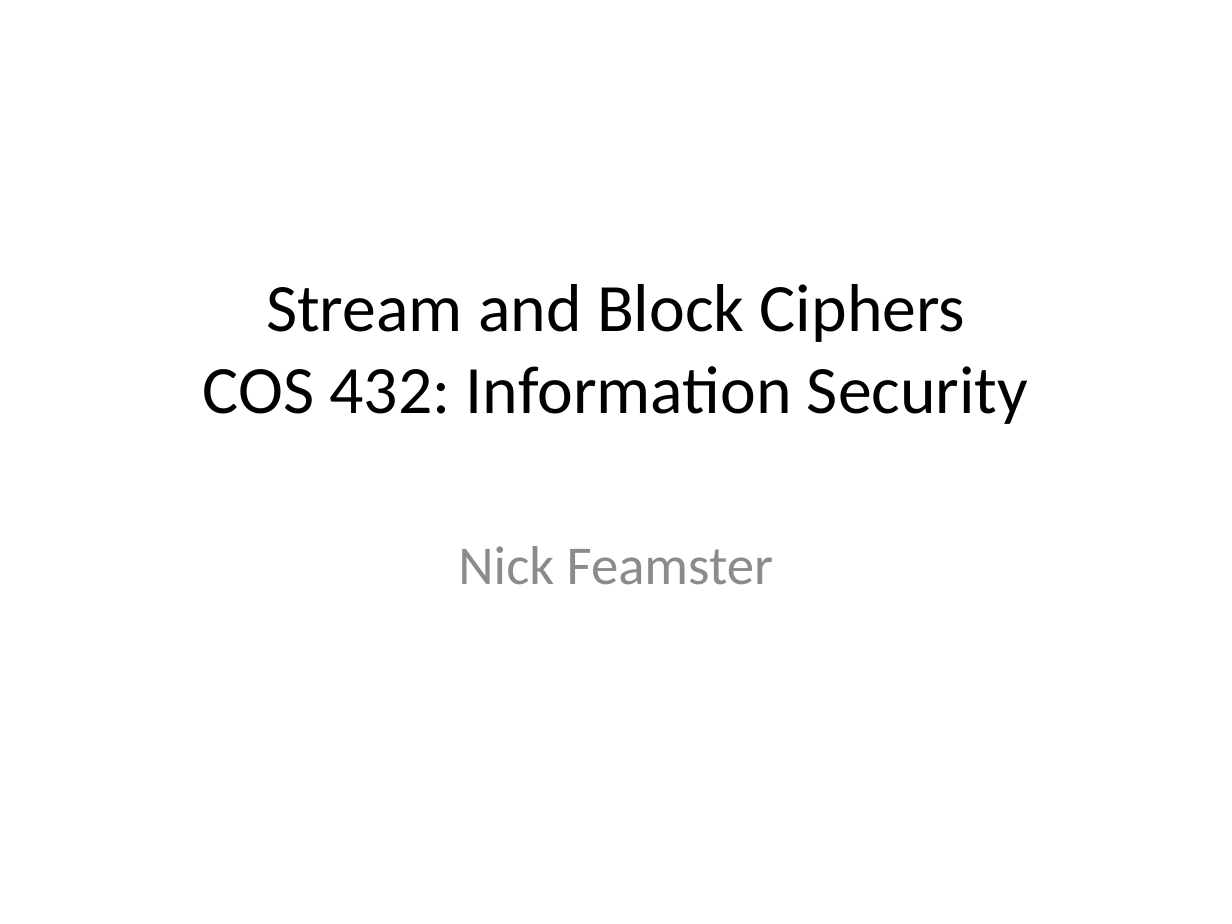
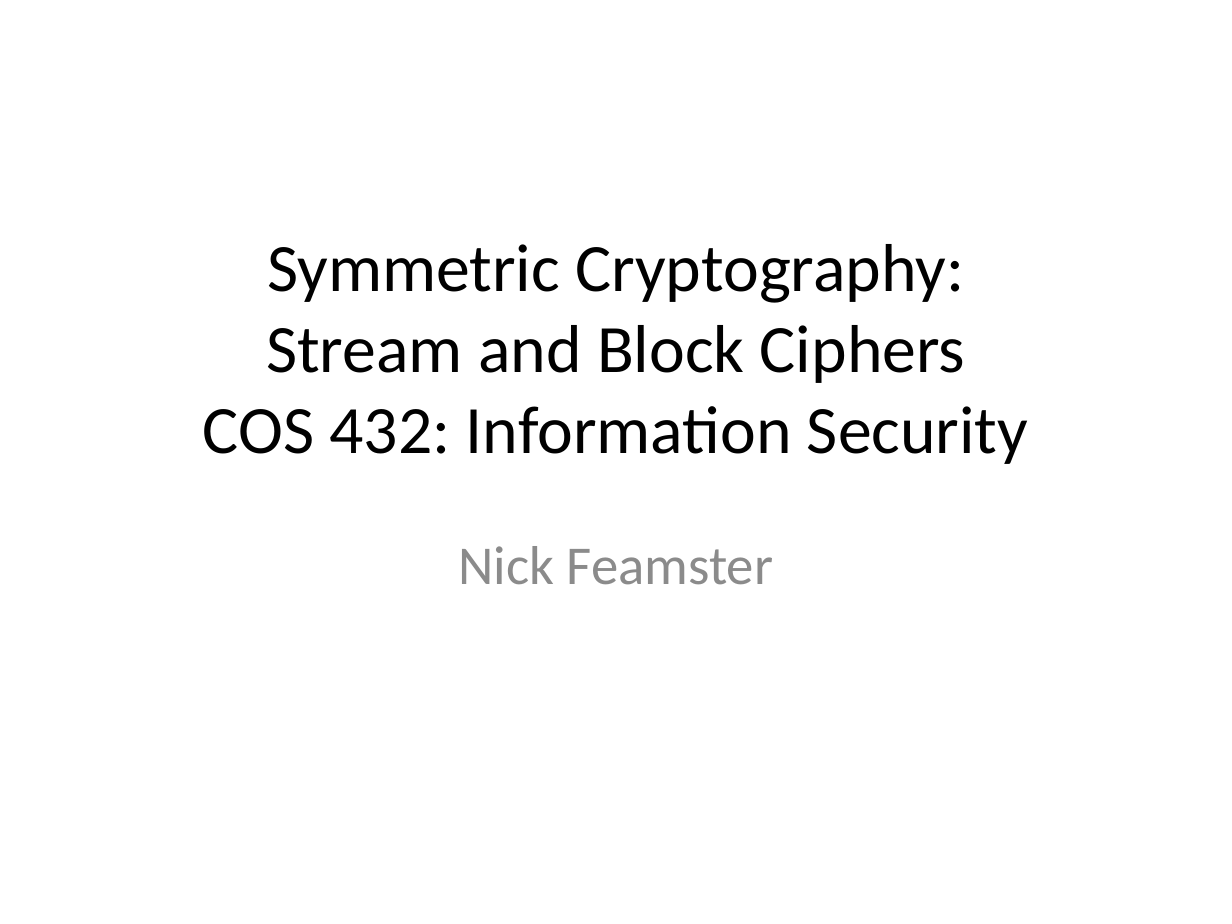
Before and after one commit to noise-lab/security-course, a slide deck: slide 1 of fall2016/lectures/4-Ciphers.pptx. Drawn at 1232x924 pixels with LibreOffice and Linux fonts; fonts in the diff are those of the drawing. Boxes give left, top, right and bottom in pixels: in the first picture for what was removed or moved away, otherwise in the second. Text is boxed around its words. In the diff, an @@ line names an element or a change of style, - is before the commit and + after.

Commit message:
draft slides for L 5 and 6

```diff
--- a/fall2016/lectures/4-Ciphers.pptx
+++ b/fall2016/lectures/4-Ciphers.pptx
@@ title at [203,244,1028,464]: text changed @@
-Stream and Block Ciphers
-COS 432: Information Security
+Symmetric Cryptography:
+Stream and Block Ciphers
+COS 432: Information Security
```
Also in this commit, not shown: 2 other files.
